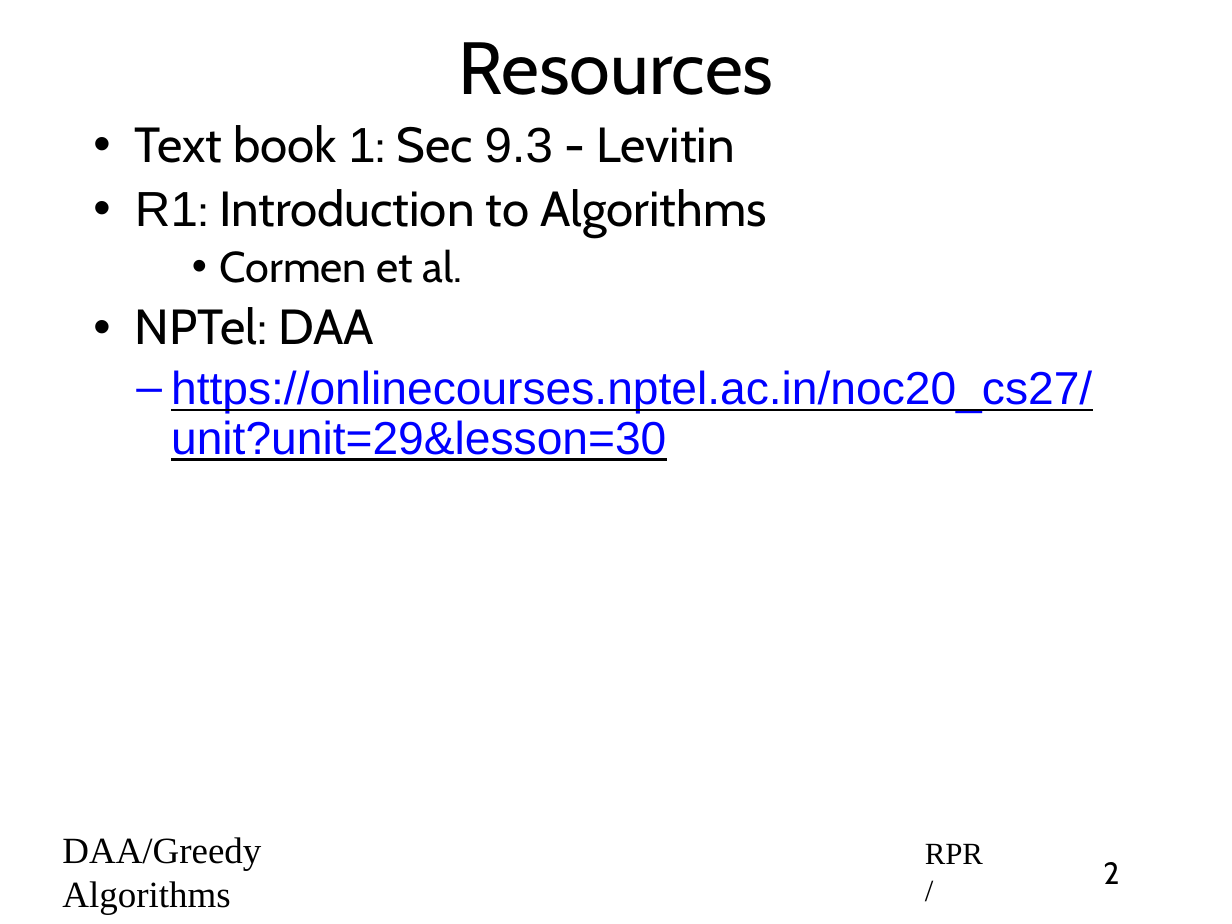
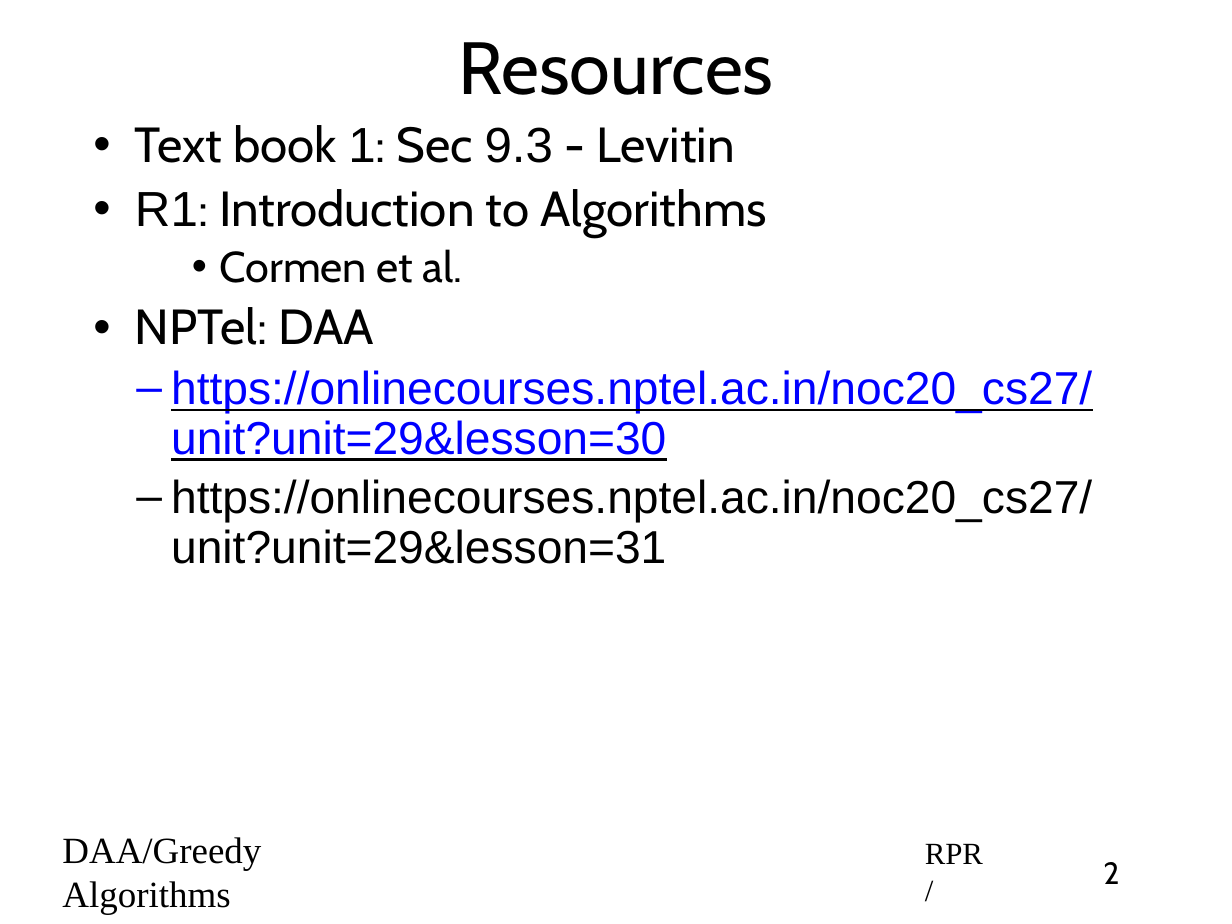
Before and after one commit to rprustagi/2019_20-Even-18CS42-DAA, a slide deck: slide 2 of Slides/2020-Even-DAA-L24-Greedy-Algo-SSSP-Dijkstra.pptx. Drawn at 1232x924 pixels with LibreOffice and Linux fonts; fonts in the diff are those of the drawing. Boxes give left, top, right and bottom in pixels: in the first picture for what was removed or moved away, otherwise in the second. Text is boxed around its words. In the diff, an @@ line names an element or a change of style, - is before the commit and + after.

Commit message:
Added NPTel lecture URLs

```diff
--- a/Slides/2020-Even-DAA-L24-Greedy-Algo-SSSP-Dijkstra.pptx
+++ b/Slides/2020-Even-DAA-L24-Greedy-Algo-SSSP-Dijkstra.pptx
@@ text at [171,479,1092,564]: paragraph added @@
+  – https://onlinecourses.nptel.ac.in/noc20_cs27/unit?unit=29&lesson=31
```
Also in this commit, not shown: 1 other slide changed, 1 slide added, 1 other file.
